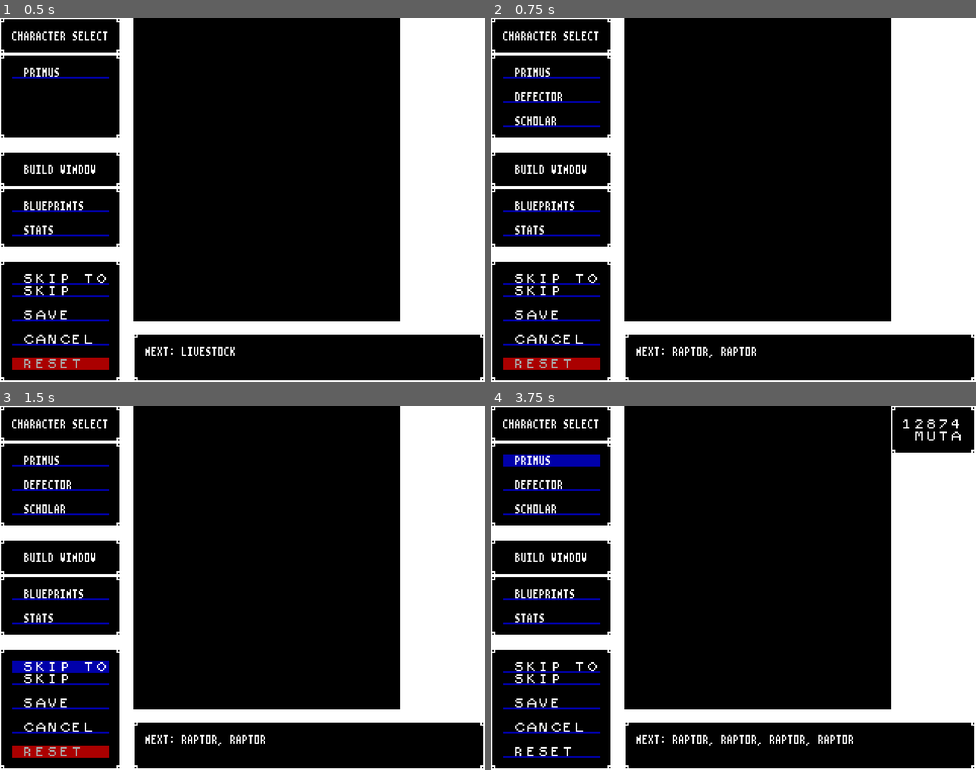
Above: before the commit, frames 1-4 (two rows, left to right).
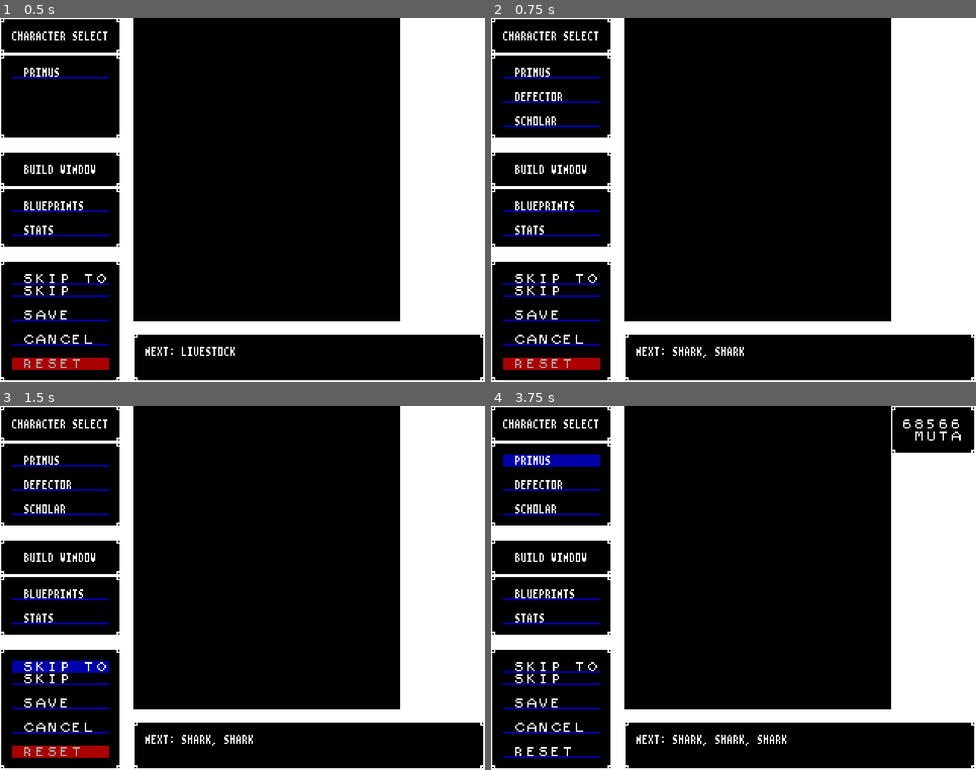
Above: after the commit, the same moments.

Repository: BeamBrain1/Morphose
Game: Godot game, scene res://Scenes/Global/root.tscn
Two runs of this game, one before a commit and one after it. Both use one fixed random seed, a clock stepped at 60 frames per second and the inputs below.
Inputs:
- Up to frame 1 (0.5 s): no input
- Up to frame 2 (0.75 s): click "SKIP TO" at 0.5 s
- Up to frame 3 (1.5 s): click "SKIP TO" at 1.25 s
- Up to frame 4 (3.75 s): click "SKIP" at 2 s; click "SKIP" at 2.75 s; click "PRIMUS" at 3.5 s

Frame 1 is identical in both runs. In frame 2, 0.1% of the frame differs, in the area x 37-55%, y 90-94%; in frame 3, 0.1%; in frame 4, 0.4%, in the area x 37-97%, y 3-94%.

Commit message:
Daily backup

Diff:
--- a/Scenes/Battle/EnemyCombatant.gd
+++ b/Scenes/Battle/EnemyCombatant.gd
@@ -125,10 +125,10 @@
 
 func sniperChooseBlueprint() -> Blueprint:
 	if sumOfBuffs() < 5:
-		if canUseBlueprint("Bullseye"):
+		if canUseBlueprint(getBlueprint("Bullseye")):
 			return getBlueprint("Bullseye")
 	else:
-		if canUseBlueprint("Laser"):
+		if canUseBlueprint(getBlueprint("Laser")):
 			return getBlueprint("Laser")
 	return chooseBlueprintOrNullFromList(getPossibleBlueprintActions())
 
@@ -138,9 +138,9 @@
 		return chooseBlueprintOrNullFromList(getPossibleAttackActions())
 	else:
 		if getPossibleSupportActions().size() > 0:
-			if canUseBlueprint("Marshal") and hardened_stacks == MAX_STATUS_EFFECT_STACKS:
+			if canUseBlueprint(getBlueprint("Marshal")) and hardened_stacks == MAX_STATUS_EFFECT_STACKS:
 				return getBlueprint("Marshal", 2)
-			elif canUseBlueprint("Marshal") and sharpened_stacks == MAX_STATUS_EFFECT_STACKS:
+			elif canUseBlueprint(getBlueprint("Formation")) and sharpened_stacks == MAX_STATUS_EFFECT_STACKS:
 				return getBlueprint("Formation", 2)
 			else:
 				return chooseBlueprintOrNullFromList(getPossibleSupportActions())
@@ -201,7 +201,6 @@
 	var highest_priority: int = 1000
 	for combatant in enemy_combatants:
 		if not combatant.isDefeated():
-			print(combatant.morphose.support_priority)
 			highest_priority = mini(highest_priority, combatant.morphose.support_priority)
 	var target_list = []
 	for combatant in enemy_combatants:
--- a/Scenes/Battle/UI/BattleMessageDisplay.tscn
+++ b/Scenes/Battle/UI/BattleMessageDisplay.tscn
@@ -13,9 +13,9 @@
 [node name="Text" type="Label" parent="." unique_id=51218243]
 layout_mode = 0
 offset_left = 8.0
-offset_top = 11.0
+offset_top = 8.0
 offset_right = 312.0
-offset_bottom = 64.0
+offset_bottom = 61.0
 theme_override_fonts/font = ExtResource("2_07k05")
 theme_override_font_sizes/font_size = 8
 text = "Battle messages"
--- a/Scenes/Global/Tables/EncounterTable.gd
+++ b/Scenes/Global/Tables/EncounterTable.gd
@@ -49,6 +49,7 @@
 	table.append([enemy("Aquila"), enemy("Aquila"), enemy("Marksman")])
 	table.append([enemy("Aquila"), enemy("Aquila"), enemy("Marksman"), enemy("Marksman")])
 	table.append([enemy("Stoneback"), enemy("Stoneback"), enemy("Marksman"), enemy("Marksman"), enemy("Marksman")])
+	table.append([enemy("Firefly"), enemy("Firefly"), enemy("Firefly")])
 	table.append([enemy("Searcher"), enemy("Searcher")])
 	table.append([enemy("Searcher"), enemy("Searcher"), enemy("Launcher"), enemy("Launcher")])
 	table.append([enemy("Searcher"), enemy("Searcher"), enemy("Launcher"), enemy("Launcher")])
--- a/Scenes/Global/Tables/EnemyTable.gd
+++ b/Scenes/Global/Tables/EnemyTable.gd
@@ -219,33 +219,33 @@
 
 	current_enemy = EnemyType.new()
 	current_enemy.name = "Brawler"
-	current_enemy.hp = 100
+	current_enemy.hp = 70
 	current_enemy.tech_points = 50
-	current_enemy.attack = 30
+	current_enemy.attack = 15
 	current_enemy.defense = 20
+	current_enemy.senses = 25
+	current_enemy.speed = 25
+	current_enemy.installBlueprintByNameAndTier("Claw", 2)
+	addEnemyToTable(current_enemy)
+
+	current_enemy = EnemyType.new()
+	current_enemy.name = "Aquila"
+	current_enemy.hp = 50
+	current_enemy.tech_points = 60
+	current_enemy.attack = 20
+	current_enemy.defense = 10
 	current_enemy.senses = 30
-	current_enemy.speed = 30
-	current_enemy.installBlueprintByNameAndTier("Claw", 2)
-	addEnemyToTable(current_enemy)
-
-	current_enemy = EnemyType.new()
-	current_enemy.name = "Aquila"
-	current_enemy.hp = 70
-	current_enemy.tech_points = 60
-	current_enemy.attack = 35
-	current_enemy.defense = 18
-	current_enemy.senses = 35
 	current_enemy.speed = 40
+	current_enemy.installBlueprintByNameAndTier("Claw", 2, 2)
 	current_enemy.installBlueprintByNameAndTier("FragBomb", 1)
 	current_enemy.installBlueprintByNameAndTier("ChemBomb", 1)
-	current_enemy.installBlueprintByNameAndTier("Claw", 2, 2)
 	addEnemyToTable(current_enemy)
 
 	### MOUNTAIN ###
 
 	current_enemy = EnemyType.new()
 	current_enemy.name = "Marksman"
-	current_enemy.hp = 90
+	current_enemy.hp = 80
 	current_enemy.tech_points = 50
 	current_enemy.attack = 30
 	current_enemy.defense = 20
@@ -258,13 +258,25 @@
 
 	current_enemy = EnemyType.new()
 	current_enemy.name = "Stoneback"
-	current_enemy.hp = 80
-	current_enemy.tech_points = 70
+	current_enemy.hp = 60
+	current_enemy.tech_points = 150
 	current_enemy.attack = 30
 	current_enemy.defense = 40
 	current_enemy.senses = 30
-	current_enemy.speed = 12
+	current_enemy.speed = 10
 	current_enemy.installBlueprintByNameAndTier("Hammer", 2)
+	addEnemyToTable(current_enemy)
+
+	current_enemy = EnemyType.new()
+	current_enemy.name = "Firefly"
+	current_enemy.hp = 200
+	current_enemy.tech_points = 130
+	current_enemy.attack = 25
+	current_enemy.defense = 15
+	current_enemy.senses = 45
+	current_enemy.speed = 45
+	current_enemy.installBlueprintByNameAndTier("Claw", 2)
+	current_enemy.installBlueprintByNameAndTier("Flamejet", 2)
 	addEnemyToTable(current_enemy)
 
 	### MISSILE SILO ###
@@ -354,11 +366,11 @@
 
 	current_enemy = EnemyType.new()
 	current_enemy.name = "Sniper"
-	current_enemy.hp = 700
+	current_enemy.hp = 800
 	current_enemy.tech_points = 300
 	current_enemy.attack = 80
-	current_enemy.defense = 50
-	current_enemy.senses = 120
+	current_enemy.defense = 60
+	current_enemy.senses = 130
 	current_enemy.speed = 70
 	current_enemy.installBlueprintByNameAndTier("Laser", 2)
 	current_enemy.installBlueprintByNameAndTier("Bullseye", 2)
@@ -410,7 +422,6 @@
 	current_enemy.installBlueprintByNameAndTier("Hammer", 2)
 	current_enemy.installBlueprintByNameAndTier("Mucus", 2)
 	current_enemy.installBlueprintByNameAndTier("Hydrocoat", 2)
-	current_enemy.installBlueprintByNameAndTier("Immunity", 1)
 	current_enemy.installBlueprintByNameAndTier("Molt", 1)
 	addEnemyToTable(current_enemy)
 
@@ -418,7 +429,7 @@
 
 	current_enemy = EnemyType.new()
 	current_enemy.name = "Barnacle"
-	current_enemy.hp = 300
+	current_enemy.hp = 280
 	current_enemy.tech_points = 250
 	current_enemy.attack = 120
 	current_enemy.defense = 140
@@ -434,35 +445,35 @@
 
 	current_enemy = EnemyType.new()
 	current_enemy.name = "King Crab"
-	current_enemy.hp = 800
-	current_enemy.tech_points = 800
-	current_enemy.attack = 150
-	current_enemy.defense = 150
+	current_enemy.hp = 600
+	current_enemy.tech_points = 600
+	current_enemy.attack = 130
+	current_enemy.defense = 130
 	current_enemy.senses = 110
-	current_enemy.speed = 80
+	current_enemy.speed = 60
 	current_enemy.installBlueprintByNameAndTier("Claw", 3)
-	current_enemy.installBlueprintByNameAndTier("Hammer", 3)
+	current_enemy.installBlueprintByNameAndTier("Hammer", 2)
 	current_enemy.installBlueprintByNameAndTier("Marshal", 2)
 	current_enemy.installBlueprintByNameAndTier("Formation", 2)
 	current_enemy.installBlueprintByNameAndTier("Hydrocoat", 2)
 	current_enemy.installBlueprintByNameAndTier("Molt", 2)
-	current_enemy.installBlueprintByNameAndTier("Immunity", 1)
 	addEnemyToTable(current_enemy)
 
 	### SEAFLOOR ###
 
 	current_enemy = EnemyType.new()
 	current_enemy.name = "Shark"
-	current_enemy.hp = 700
-	current_enemy.tech_points = 700
-	current_enemy.attack = 200
+	current_enemy.hp = 500
+	current_enemy.tech_points = 600
+	current_enemy.attack = 160
 	current_enemy.defense = 70
-	current_enemy.senses = 170
-	current_enemy.speed = 170
+	current_enemy.senses = 160
+	current_enemy.speed = 160
 	current_enemy.installBlueprintByNameAndTier("Claw", 3, 2)
 	current_enemy.installBlueprintByNameAndTier("Chaingun", 3)
 	current_enemy.installBlueprintByNameAndTier("Web", 3)
 	current_enemy.installBlueprintByNameAndTier("Hydrocoat", 2)
+	current_enemy.installBlueprintByNameAndTier("Molt", 1)
 	addEnemyToTable(current_enemy)
 
 	### LAB ###
@@ -475,10 +486,8 @@
 	current_enemy.defense = 120
 	current_enemy.senses = 145
 	current_enemy.speed = 145
-	current_enemy.installBlueprintByNameAndTier("Claw", 3)
-	current_enemy.installBlueprintByNameAndTier("Laser", 3)
-	current_enemy.installBlueprintByNameAndTier("Bullseye", 3)
-	current_enemy.installBlueprintByNameAndTier("Molt", 1)
+	current_enemy.installBlueprintByNameAndTier("Psypulse", 3, 2)
+	current_enemy.installBlueprintByNameAndTier("Molt", 2)
 	current_enemy.installBlueprintByNameAndTier("Hydrocoat", 1)
 	current_enemy.installBlueprintByNameAndTier("Immunity", 1)
 	current_enemy.support_priority = 2
@@ -486,7 +495,7 @@
 
 	current_enemy = EnemyType.new()
 	current_enemy.name = "Prometheus"
-	current_enemy.hp = 2400
+	current_enemy.hp = 2000
 	current_enemy.tech_points = 1000
 	current_enemy.attack = 200
 	current_enemy.defense = 150
@@ -528,7 +537,7 @@
 	current_enemy.installBlueprintByNameAndTier("Molt", 3)
 	current_enemy.installBlueprintByNameAndTier("Hydrocoat", 3)
 	current_enemy.installBlueprintByNameAndTier("1stStrike", 1)
-	current_enemy.installBlueprintByNameAndTier("Immunity", 3)
+	current_enemy.installBlueprintByNameAndTier("Immunity", 2)
 	current_enemy.gives_bio_energy = false
 	current_enemy.support_priority = 1
 	addEnemyToTable(current_enemy)
--- a/Scenes/Global/root.gd
+++ b/Scenes/Global/root.gd
@@ -48,7 +48,7 @@
 
 
 func skipToEncounter() -> void:
-	while not EncounterTable.encounterHasEnemy(EncounterTable.table[ActiveSaveData.current_battle], "Raptor"):
+	while not EncounterTable.encounterHasEnemy(EncounterTable.table[ActiveSaveData.current_battle], "Shark"):
 		skipBattle()
 
 
Binary file added: Graphics/grid_overlay.png
Not shown, added: Graphics/grid_overlay.png.import
Not shown, changed: blueprints.dat
